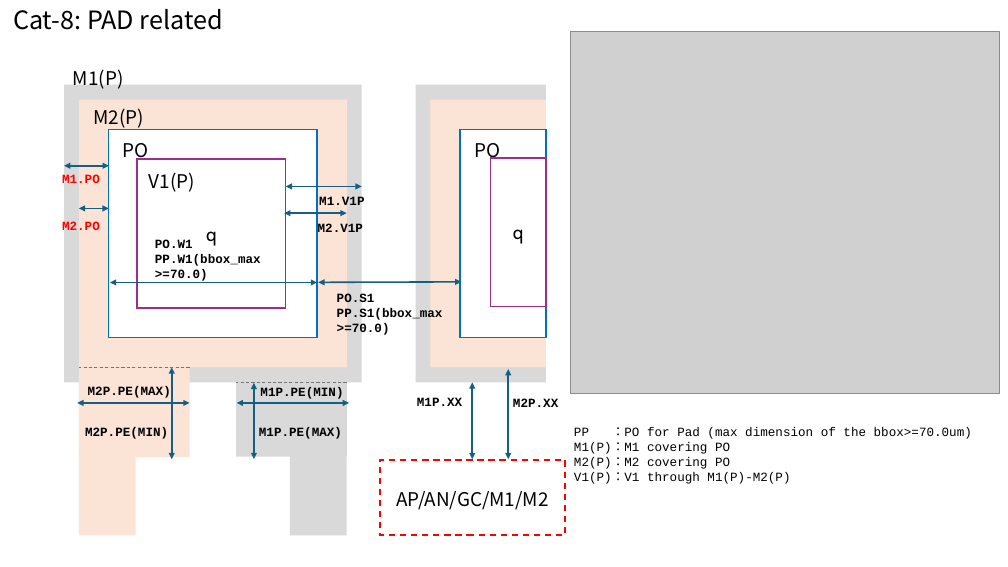
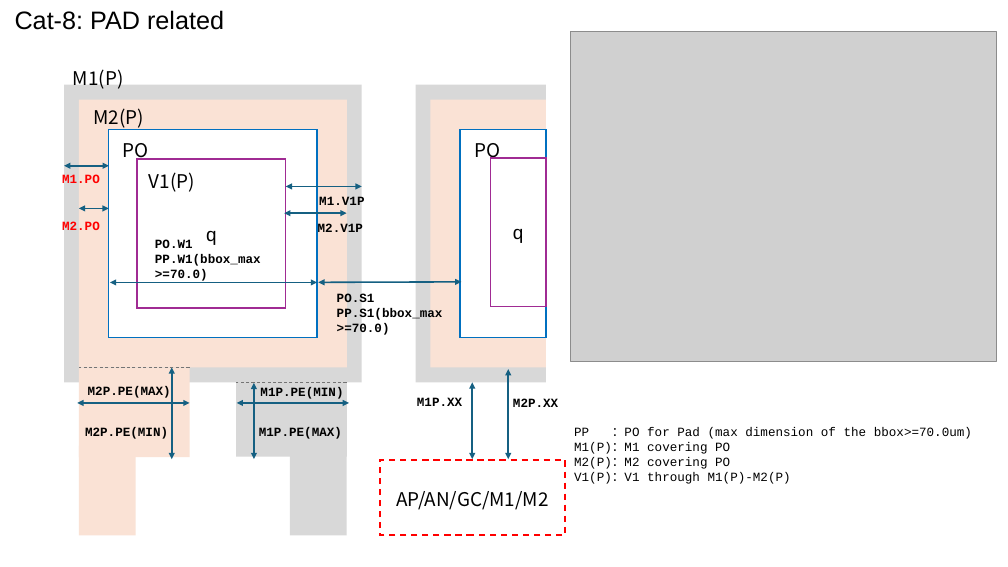
Before and after one commit to OpenSUSI/TR-1um, a slide deck: slide 10 of Document/TR-1um_DRC_summary.pptx. Drawn at 1008x567 pixels with LibreOffice and Linux fonts; fonts in the diff are those of the drawing; grey boxes stand for pictures. Boxes give left, top, right and bottom in pixels: in the first picture for what was removed or moved away, otherwise in the second. Text is boxed around its words. In the diff, an @@ line names an element or a change of style, - is before the commit and + after.

```diff
--- a/Document/TR-1um_DRC_summary.pptx
+++ b/Document/TR-1um_DRC_summary.pptx
@@ text "Cat-8: PAD related" at [15,10,224,30]: font Noto Sans CJK JP to Arial @@
@@ picture: place and size @@
-picture at [571,32,1000,393]
+picture at [571,32,997,361]
```
Also in this commit, not shown: 58 other slides changed, 14 other files.
